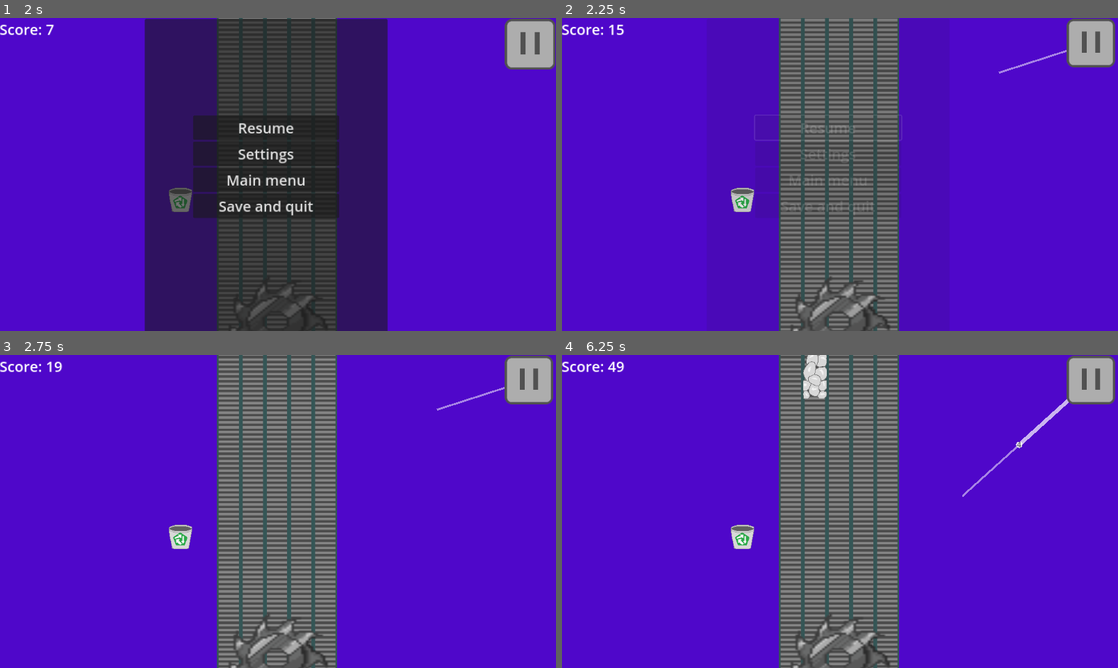
Above: before the commit, frames 1-4 (two rows, left to right).
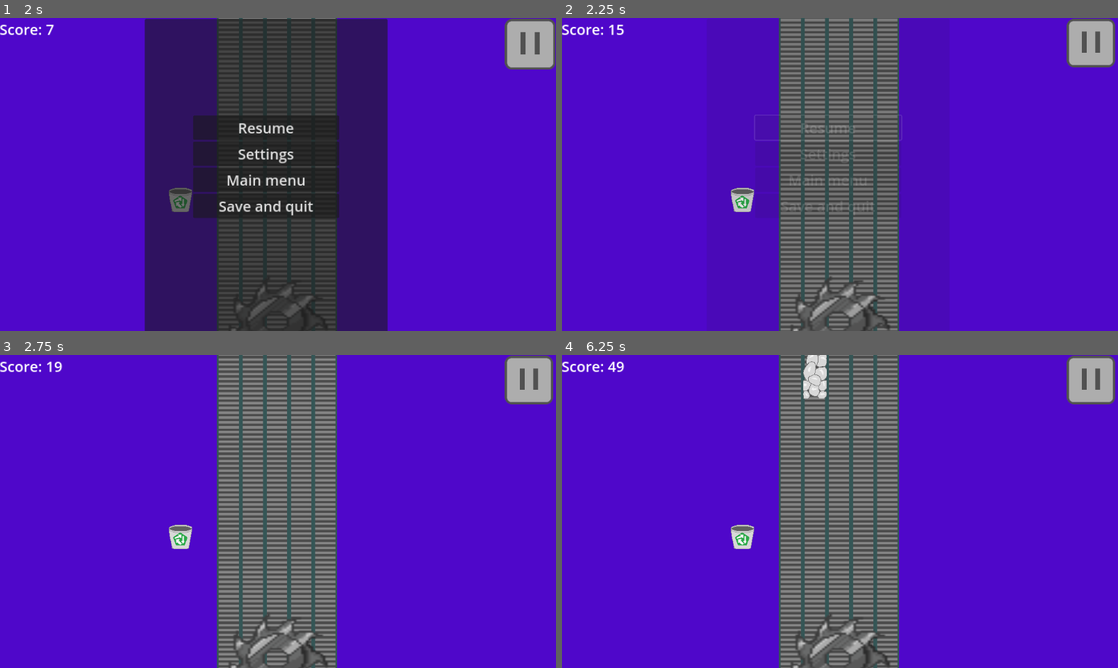
Above: after the commit, the same moments.

Repository: limbosmall/twilight-saw
Game: Godot game, scene res://working area/StartingScreen.tscn
Two runs of this game, one before a commit and one after it. Both use one fixed random seed, a clock stepped at 60 frames per second and the inputs below.
Inputs (mouse positions are in pixels of both pictures, inside the frame that each line leads up to):
- Up to frame 1 (2 s): click "New Game" at 0.5 s; click (528, 43) at 1.25 s
- Up to frame 2 (2.25 s): click "Resume" at 2 s
- Up to frame 3 (2.75 s): no input
- Up to frame 4 (6.25 s): click (1090, 380) at 2.75 s; click "Resume" at 3.5 s; click (1090, 380) at 4.25 s; click "Resume" at 5 s; move the mouse to (962, 495) at 5.77 s; click (962, 495) at 5.92 s

Frame 1 is identical in both runs. In frame 2, less than 0.1% of the frame differs, in the area x 78-91%, y 10-18%; in frame 3, less than 0.1%; in frame 4, 0.2%, in the area x 72-92%, y 14-46%.
Error after the commit: Parse Error: Preload file "res://other nodes/TwilightSaw_PathFollow.gd" does not exist. (res://other)

Commit message:
Fixed bugs provided by Zqurvk

Diff:
--- a/Twilight saw/other nodes/log1.gd
+++ b/Twilight saw/other nodes/log1.gd
@@ -17,7 +17,7 @@
 
 func Sawed(dmg):
 	local_hp -= dmg
-	if clicked == false:
+	if clicked == false and not destroying:
 		clicked = true
 		var tween_blink1 = self.create_tween()
 		tween_blink1.parallel().tween_property(localsprite, "modulate", Color8(1, 1, 1), 0.2 * (gb.game_speed ** -1))
@@ -28,7 +28,7 @@
 		tween_blink2.parallel().tween_property(localsprite, "scale", Vector2(1, 1), 0.2)
 		await tween_blink2.finished
 		clicked = false
-	if local_hp <= 0:
+	if local_hp <= 0 and not destroying:
 		set_collision_layer(0)
 		set_collision_mask(0)
 		gb.global_score += multiplier * (scoreadd * int(localself.is_in_group("Log")) -scoreadd * int(localself.is_in_group("Trash")))
@@ -38,16 +38,17 @@
 		self.queue_free()
 
 func Destroy():
-	destroying = true
-	set_collision_layer(0)
-	set_collision_mask(0)
-	var tween_move = self.create_tween()
-	if tween_move.is_running():
-		gb.global_score += 100
-		tween_move.tween_property(localself, "position", Vector2(375, 371), 0.5 * (gb.game_speed ** -1))
-		await tween_move.finished
-		var tween_destroy = self.create_tween()
-		tween_destroy.parallel().tween_property(localsprite, "modulate", Color(1,1,1,0), 0.5 * (gb.game_speed ** -1))
-		tween_destroy.parallel().tween_property(localself, "scale", Vector2(0.001, 0.001), 0.5 * (gb.game_speed ** -1))
-		await tween_destroy.finished
-		self.queue_free()
+	if local_hp > 0:
+		destroying = true
+		set_collision_layer(0)
+		set_collision_mask(0)
+		var tween_move = self.create_tween()
+		if tween_move.is_running():
+			gb.global_score += 100
+			tween_move.tween_property(localself, "position", Vector2(375, 371), 0.5 * (gb.game_speed ** -1))
+			await tween_move.finished
+			var tween_destroy = self.create_tween()
+			tween_destroy.parallel().tween_property(localsprite, "modulate", Color(1,1,1,0), 0.5 * (gb.game_speed ** -1))
+			tween_destroy.parallel().tween_property(localself, "scale", Vector2(0.001, 0.001), 0.5 * (gb.game_speed ** -1))
+			await tween_destroy.finished
+			self.queue_free()
--- a/Twilight saw/other nodes/mouse_checker.gd
+++ b/Twilight saw/other nodes/mouse_checker.gd
@@ -55,12 +55,20 @@
 		if get_parent().get_node("MouseChecker").pointcount > gb.ABmax_points:
 			#Код для спавна пилы, идущей по пути с точками connectline, и уничтожения точек с connectline, но мне лень писать его :Р
 			var saw_scene = preload("res://other nodes/twilight_saw_rot.tscn").instantiate()
+			var path = Path2D.new()
+			var pfollow = PathFollow2D.new()
+			pfollow.loop = false
+			pfollow.set_script(preload("res://other nodes/TwilightSaw_PathFollow.gd"))
+			pfollow.add_child(saw_scene)
+			var curve = Curve2D.new()
 			for point in connectline.points:
-				saw_scene.points.append(point)
+				curve.add_point(point)
+			path.set_curve(curve)
+			path.add_child(pfollow)
 			for child in pts:
 				child.queue_free()
 			connectline.queue_free()
-			get_parent().add_child(saw_scene)
+			get_parent().add_child(path)
 			get_parent().get_node("MouseChecker").phline = null
 			get_parent().get_node("MouseChecker").pointcount = 1
 			get_parent().get_node("MouseChecker").ABpointing = false
@@ -106,6 +114,16 @@
 				elif len(saws) != 0 and !ABpointing:
 					for body in saws:
 						body.Clicked()
+		if event.button_index == MOUSE_BUTTON_RIGHT:
+			if event.is_released():
+				if ABpointing:
+					for pt in phline.pts:
+						pt.queue_free()
+					phline.connectline.queue_free()
+					phline.queue_free()
+					phline = null
+					pointcount = 1
+					ABpointing = false
 
 func ABPointer():
 	if is_instance_valid(phline):
--- a/Twilight saw/other nodes/twilight_saw_rot.gd
+++ b/Twilight saw/other nodes/twilight_saw_rot.gd
@@ -1,28 +1,8 @@
 extends Area2D
-
-var points = []
-var next_point
-var direction
-var current_index = 0
-var speed = 200 * gb.game_speed
-
-func _ready():
-	global_position = points[0]
-	current_index = 1
-	next_point = points[1]
-	direction = (next_point - global_position).normalized()
 
 func _process(delta):
 	$Sprite2D.rotation += 0.5
 
-	if (global_position - next_point).length() < 0.1:
-		current_index = (current_index + 1) % points.size()
-		next_point = points[current_index]
-		direction = (next_point - global_position).normalized()
-	global_position += direction * delta * speed
-	if (global_position - points[-1]).length() < 0.1:
-		queue_free()
-
 func _on_body_entered(body):
 	if body.is_in_group("Log") or body.is_in_group("Trash"):
 		body.Sawed(gb.twilight_saw_dmg)
--- a/Twilight saw/working area/twilight_saw.gd
+++ b/Twilight saw/working area/twilight_saw.gd
@@ -3,8 +3,8 @@
 var things = [["res://sprites/ДУБ.png", Vector2(40, 50), "Savable", "Log","Log1", 50, 120, 5],
 ["res://sprites/БЕРЕЗА.png", Vector2(40, 50), "Savable", "Log", "Log2" , 30, 70, 3],
 ["res://sprites/сосева.png", Vector2(40, 50), "Savable", "Log", "Log3" , 10, 50, 3],
-["res://sprites/Trash1.png", Vector2(40, 48), "Savable", "Trash", "Trash1" , 0, 50, 0],
-["res://sprites/Trash2.png", Vector2(40, 100), "Savable", "Trash", "Trash2" , 0, 100, 0]]
+["res://sprites/Trash1.png", Vector2(40, 48), "Savable", "Trash", "Trash1" , 10, 50, 0],
+["res://sprites/Trash2.png", Vector2(40, 100), "Savable", "Trash", "Trash2" , 10, 100, 0]]
 
 var occupied_paths = [0, 0]
 var path
@@ -70,14 +70,15 @@
 	time_add()
 
 func change_path():
+	var attempts = 0
 	while path in occupied_paths or Vector2i(path, -2) in gb.tiles_cant_spawn:
 		path = rand.randi_range(9, 13)
-		if len(gb.tiles_cant_spawn) == 4:
-			path = gb.tiles_cant_spawn[-1][0]
+		attempts += 1
+		if attempts > 10:
 			break
 
 func _on_timer_timeout():
-	if len(gb.tiles_cant_spawn) < 4:
+	if len(gb.tiles_cant_spawn) < 5:
 		var thing = rand.randi_range(0, 4)
 		path = rand.randi_range(9, 13)
 		var body = create_log.new(load(things[thing][0]), things[thing][1], things[thing][2], things[thing][3], things[thing][4], things[thing][5], things[thing][6], things[thing][7])
--- a/Twilight saw/working area/twilight_saw.tscn
+++ b/Twilight saw/working area/twilight_saw.tscn
@@ -38,3 +38,15 @@
 z_index = 2
 
 [connection signal="timeout" from="Timer" to="." method="_on_timer_timeout"]
+[connection signal="body_entered" from="TileMap/Area2D" to="TileMap/Area2D" method="_on_body_entered"]
+[connection signal="body_exited" from="TileMap/Area2D" to="TileMap/Area2D" method="_on_body_exited"]
+[connection signal="body_entered" from="TileMap/Spawn_checker" to="TileMap/Spawn_checker" method="_on_body_entered"]
+[connection signal="body_exited" from="TileMap/Spawn_checker" to="TileMap/Spawn_checker" method="_on_body_exited"]
+[connection signal="body_entered" from="TileMap/@Area2D@23892" to="TileMap/@Area2D@23892" method="_on_body_entered"]
+[connection signal="body_exited" from="TileMap/@Area2D@23892" to="TileMap/@Area2D@23892" method="_on_body_exited"]
+[connection signal="body_entered" from="TileMap/@Area2D@23893" to="TileMap/@Area2D@23893" method="_on_body_entered"]
+[connection signal="body_exited" from="TileMap/@Area2D@23893" to="TileMap/@Area2D@23893" method="_on_body_exited"]
+[connection signal="body_entered" from="TileMap/@Area2D@23894" to="TileMap/@Area2D@23894" method="_on_body_entered"]
+[connection signal="body_exited" from="TileMap/@Area2D@23894" to="TileMap/@Area2D@23894" method="_on_body_exited"]
+[connection signal="body_entered" from="TileMap/@Area2D@23895" to="TileMap/@Area2D@23895" method="_on_body_entered"]
+[connection signal="body_exited" from="TileMap/@Area2D@23895" to="TileMap/@Area2D@23895" method="_on_body_exited"]
